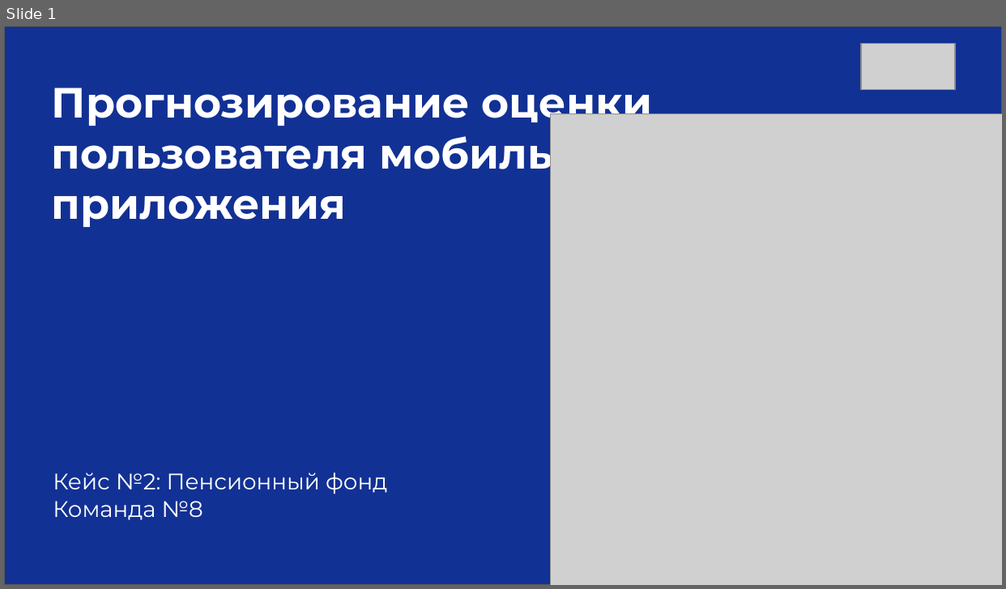
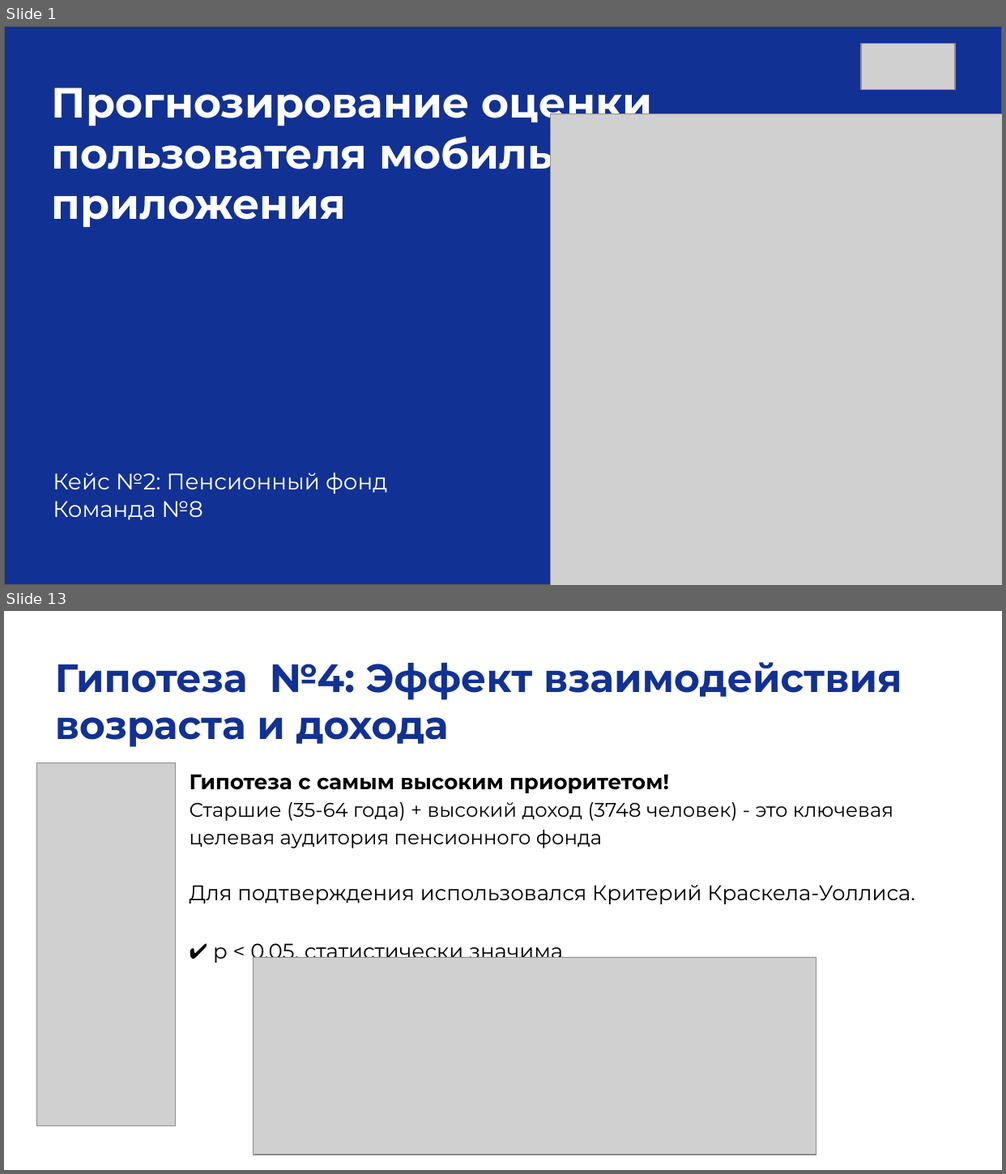
Before and after one commit to smirnoffmg/team-8-case-2, a slide deck: Презентация_CSAT_Команда8.pptx. Shown one above the other, each under a label of ours: slide 1 before the commit, slides 1 and 13 after it; the slides between them are not shown. The pictures are 1006x589 and 1006x1174 pixels, drawn with LibreOffice and Linux fonts; fonts in the diff are those of the drawing; grey boxes stand for pictures. Boxes give left, top, right and bottom in pixels: in the first picture for what was removed or moved away, otherwise in the second. Text is boxed around its words. In the diff, an @@ line names an element or a change of style, - is before the commit and + after.

```diff
--- a/Презентация_CSAT_Команда8.pptx
+++ b/Презентация_CSAT_Команда8.pptx
@@ slide 13 added at (4, 611, 1002, 1170), background #FFFFFF @@
@@ text added at (55, 662, 902, 747), 28 pt, text #123194, bold @@
+Гипотеза №4: Эффект взаимодействия возраста и дохода
@@ picture added at (36, 763, 176, 1126) @@
@@ text added at (189, 774, 914, 963), 15 pt, text #000000 @@
+Гипотеза с самым высоким приоритетом!
+Старшие (35-64 года) + высокий доход (3748 человек) - это ключевая целевая аудитория пенсионного фонда
+Для подтверждения использовался Критерий Краскела-Уоллиса.
+✔ p < 0.05, статистически значима
@@ picture added at (253, 958, 816, 1155) @@
```
Also in this commit, not shown: 4 slides changed, 11 other slides added, 3 slides removed, 1 other file.
